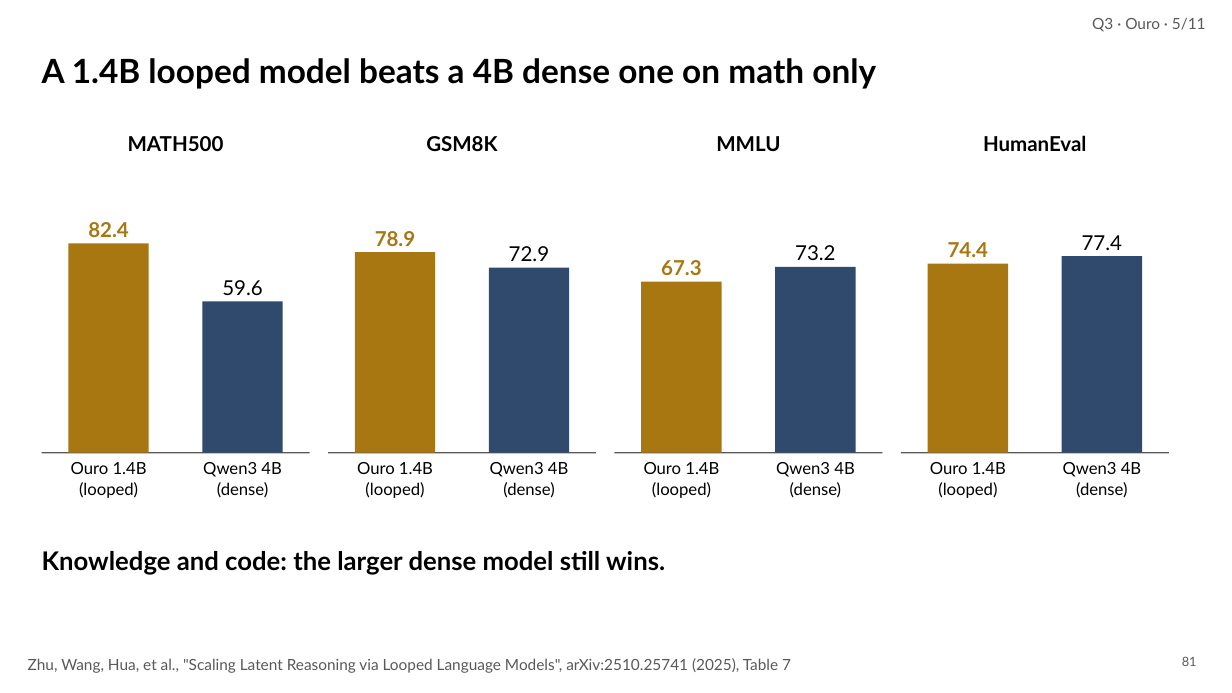
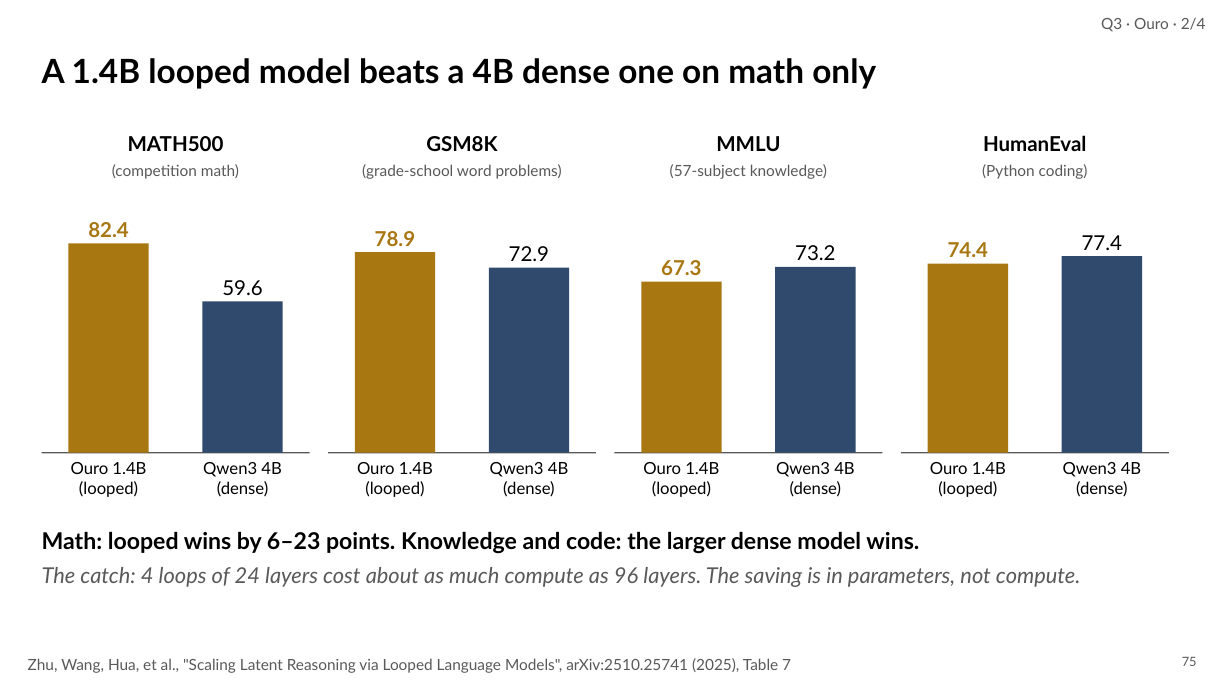
Before and after one commit to irregular6612/agi-hw2, a slide deck: slide 75 of build/out/looped-transformers.pptx (slide 81 before the commit). Drawn at 1232x693 pixels with LibreOffice and Linux fonts; fonts in the diff are those of the drawing. Boxes give left, top, right and bottom in pixels: in the first picture for what was removed or moved away, otherwise in the second. Text is boxed around its words. In the diff, an @@ line names an element or a change of style, - is before the commit and + after.

```diff
--- a/build/out/looped-transformers.pptx
+++ b/build/out/looped-transformers.pptx
@@ text at (1101,17,1206,32): text changed @@
-Q3 · Ouro · 5/11
+Q3 · Ouro · 2/4
@@ text added at (112,164,239,179), 12 pt, text #595959 @@
+(competition math)
@@ text added at (362,164,562,179), 12 pt, text #595959 @@
+(grade-school word problems)
@@ text added at (670,164,827,179), 12 pt, text #595959 @@
+(57-subject knowledge)
@@ text added at (982,164,1088,179), 12 pt, text #595959 @@
+(Python coding)
@@ text at (42,531,1080,587): text changed; size 20 to 17 pt; text colour #000000 to #595959; bold off; italic on @@
-Knowledge and code: the larger dense model still wins.
+Math: looped wins by 6–23 points. Knowledge and code: the larger dense model wins.
+The catch: 4 loops of 24 layers cost about as much compute as 96 layers. The saving is in parameters, not compute.
@@ page number at (1182,657,1197,666): text changed @@
-81
+75
```
Also in this commit, not shown: 28 other slides changed, 9 slides added, 35 slides removed, 13 other files.
